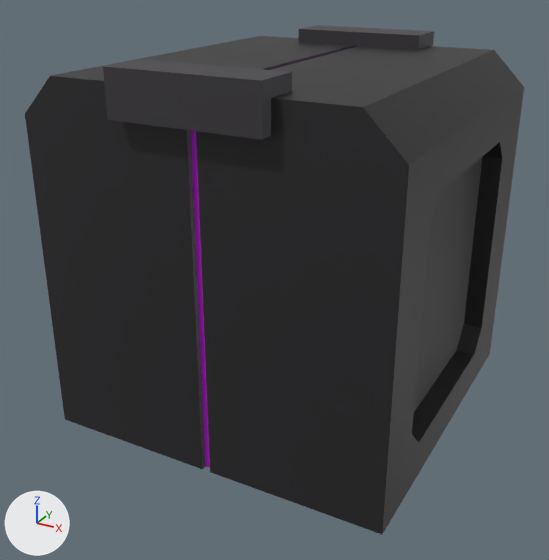
What one commit did to the FBX model Abscondence Beta - Project/Assets/Models/Crate_Large.fbx.
One viewpoint serves both versions: a 50 mm camera at (1.92, -3.73, 2.56) aimed at (-0.05, -0.16, 0.78). The axes (+X, +Y, +Z) are drawn at lower left. The lights are the same throughout. Where no turn or scale is listed for an object, it has been applied to the vertices.

Names of what the first picture shows: 'Crate_Large'.
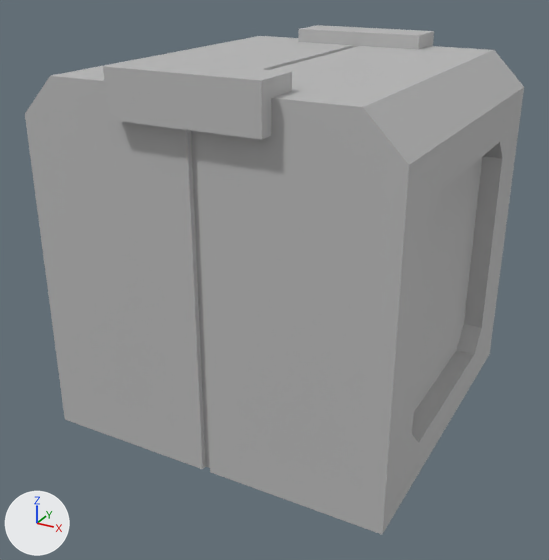
Where the change shows, as pixel boxes (x1, y1, x2, y2) in the pictures (549 x 560 px):
part 1 of me_mesh, recoloured (black to grey)
    both: (103, 25, 434, 140)
part 2 of me_mesh, recoloured (black to grey)
    both: (25, 36, 524, 534)
part 3 of me_mesh, recoloured (purple to grey)
    both: (191, 131, 210, 468)
part 4 of me_mesh, recoloured (black to grey)
    both: (416, 162, 477, 390)

The change, as a diff of the scene's bpy script:
```diff
--- a/Abscondence Beta - Project/Assets/Models/Crate_Large.fbx.py
+++ b/Abscondence Beta - Project/Assets/Models/Crate_Large.fbx.py
@@ mat_crate_mat @@
+mat_crate_mat = principled_material('Crate_mat')
+mat_crate_mat.base_color = (0.5, 0.5, 0.5)  # grey #bcbcbc
@@ me_mesh @@
 me_mesh.from_pydata(...)  # 212 vertices, 218 faces; spans x -1.0..1.0, y -1.08..1.08, z 0.0..2.08
 # used by ob_crate_large; location = (0.0, 0.0, 0.0)
+# me_mesh part 1: all 52 faces that had it switch from mat_metal_light (black #39363b) to mat_crate_mat (grey #bcbcbc)
+# me_mesh part 2: all 158 faces that had it switch from mat_metal (black #252326) to mat_crate_mat (grey #bcbcbc)
+# me_mesh part 3: all 6 faces that had it switch from mat_purple_light (purple #d01ef0) to mat_crate_mat (grey #bcbcbc)
+# me_mesh part 4: all 2 faces that had it switch from mat_metal_dark (black #161517) to mat_crate_mat (grey #bcbcbc)
```
